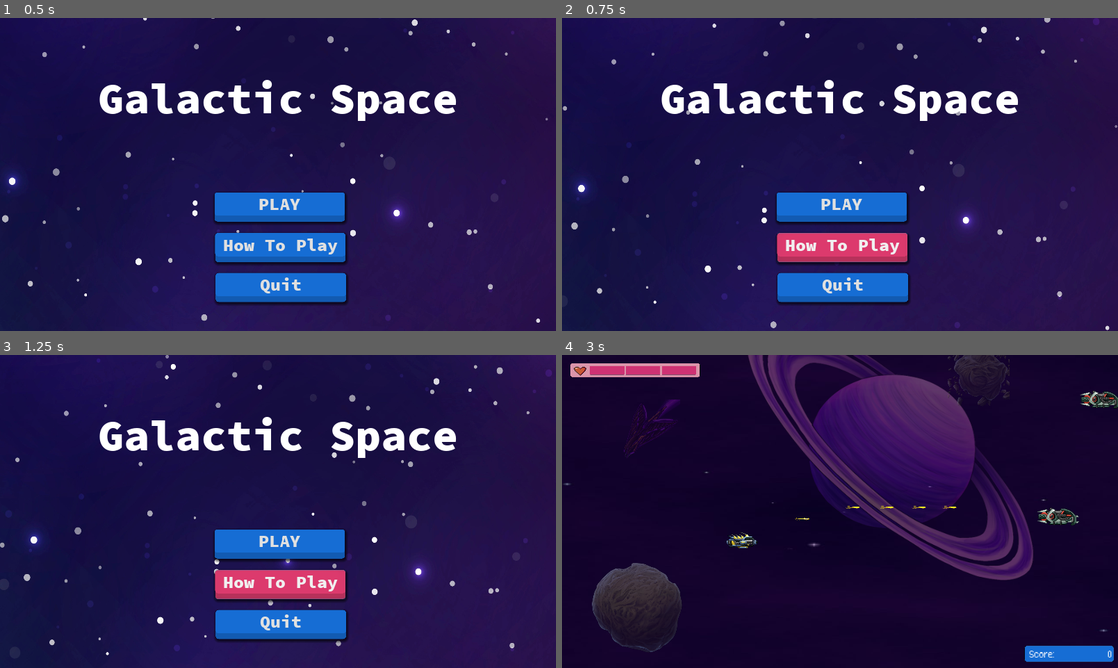
Above: before the commit, frames 1-4 (two rows, left to right).
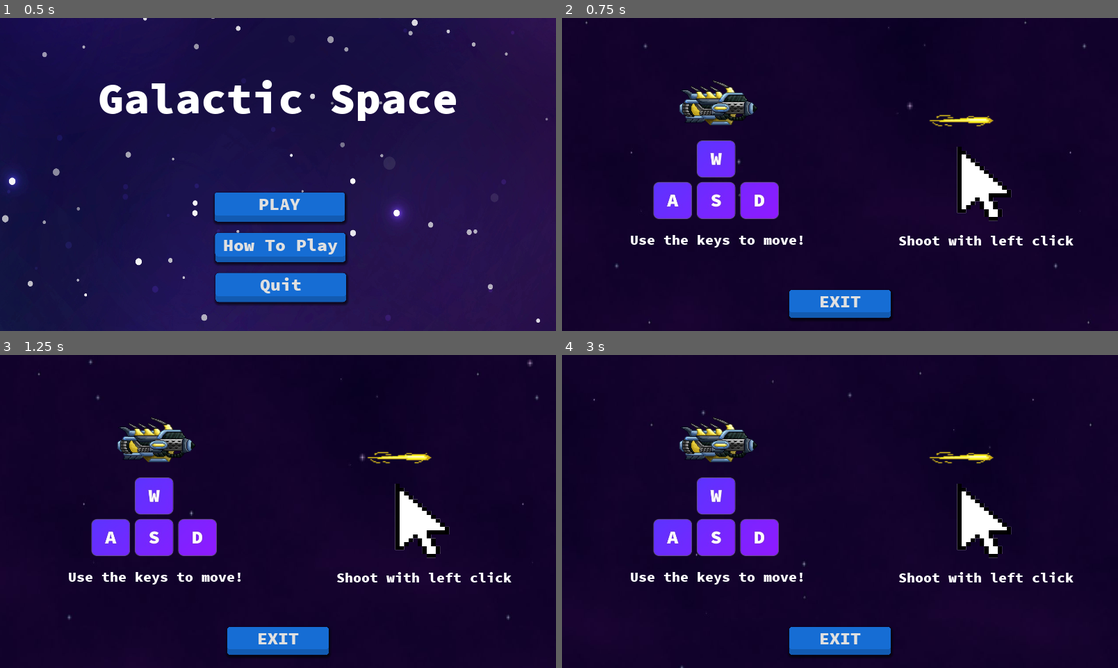
Above: after the commit, the same moments.

Repository: Jhon-Acevedo/Galactic_Escape
Game: Godot game, scene res://Scenes/PantallaPrincipal.tscn
The game is run twice, just before and just after one commit, with the same random seed, the same clock (stepped at 60 frames per second) and the same inputs.
Inputs (mouse positions are in pixels of both pictures, inside the frame that each line leads up to):
- Up to frame 1 (0.5 s): no input
- Up to frame 2 (0.75 s): click "How To Play" at 0.5 s
- Up to frame 3 (1.25 s): no input
- Up to frame 4 (3 s): click (840, 542) at 1.25 s, where only the run before the commit has a clickable "PLAY"; move the mouse to (962, 495) at 2.02 s; press the mouse at (962, 495) at 2.03 s; hold D (move_right) 2.03-2.78 s; move the mouse to (728, 527) at 2.77 s; release the mouse at (728, 527) at 2.78 s; hold S (move_down) from 2.78 s (still down); click (728, 527) at 2.85 s

Frame 1 is identical in both runs. In frame 2, 80% of the frame differs, in the area x 0-100%, y 0-100%; in frame 3, 81%; in frame 4, 29%.

Commit message:
Add how to play

Diff:
--- /dev/null
+++ b/Scenes/HowToPlay/HowPlay.tscn
@@ -0,0 +1,97 @@
+[gd_scene load_steps=13 format=2]
+
+[ext_resource path="res://MyAssets/Fonts/Godot-Fontpack-master/fonts/source-code-pro/source-code-pro-2.010R-ro-1.030R-it/TTF/SourceCodePro-Black.ttf" type="DynamicFontData" id=1]
+[ext_resource path="res://MyAssets/Sonidos/start_music.mp3" type="AudioStream" id=2]
+[ext_resource path="res://Scripts/Home/Inicio.gd" type="Script" id=3]
+[ext_resource path="res://MyAssets/UI/Buttons/PantallaPrincipal.tres" type="Theme" id=4]
+[ext_resource path="res://MyAssets/Background.jpg" type="Texture" id=5]
+[ext_resource path="res://Scripts/Home/HowPlay.gd" type="Script" id=6]
+[ext_resource path="res://MyAssets/awsd.png" type="Texture" id=7]
+[ext_resource path="res://MyAssets/nave_principal/Ship5.png" type="Texture" id=8]
+[ext_resource path="res://MyAssets/Shot_p/shot_p.png" type="Texture" id=9]
+[ext_resource path="res://MyAssets/Click_Mouse.png" type="Texture" id=10]
+
+[sub_resource type="DynamicFont" id=1]
+size = 60
+font_data = ExtResource( 1 )
+
+[sub_resource type="DynamicFont" id=2]
+size = 50
+font_data = ExtResource( 1 )
+
+[node name="HowToPlay" type="Control"]
+anchor_right = 1.0
+anchor_bottom = 1.0
+script = ExtResource( 6 )
+
+[node name="Start_Music" type="AudioStreamPlayer" parent="."]
+stream = ExtResource( 2 )
+volume_db = -13.983
+autoplay = true
+
+[node name="Exit" type="Button" parent="."]
+anchor_left = 0.5
+anchor_top = 0.913
+anchor_right = 0.5
+anchor_bottom = 0.913
+margin_left = -175.0
+margin_top = -48.04
+margin_right = 175.0
+margin_bottom = 48.96
+theme = ExtResource( 4 )
+custom_fonts/font = SubResource( 1 )
+text = "EXIT"
+
+[node name="ParallaxBackground" type="ParallaxBackground" parent="."]
+script = ExtResource( 3 )
+
+[node name="ParallaxLayer" type="ParallaxLayer" parent="ParallaxBackground"]
+motion_mirroring = Vector2( 1000, 1000 )
+
+[node name="Sprite" type="Sprite" parent="ParallaxBackground/ParallaxLayer"]
+position = Vector2( 463.313, 98.875 )
+scale = Vector2( 1.51738, 1.93912 )
+texture = ExtResource( 5 )
+
+[node name="Controls" type="Control" parent="."]
+margin_top = 78.0
+margin_right = 1926.0
+margin_bottom = 932.0
+
+[node name="Sprite" type="Sprite" parent="Controls"]
+position = Vector2( 532, 480 )
+scale = Vector2( 1.2524, 1.19808 )
+texture = ExtResource( 7 )
+
+[node name="Label" type="Label" parent="Controls"]
+margin_left = 235.0
+margin_top = 656.0
+margin_right = 865.0
+margin_bottom = 744.0
+custom_fonts/font = SubResource( 2 )
+text = "Use the keys to move!"
+
+[node name="Label2" type="Label" parent="Controls"]
+margin_left = 1162.0
+margin_top = 658.0
+margin_right = 1792.0
+margin_bottom = 746.0
+custom_fonts/font = SubResource( 2 )
+text = "Shoot with left click"
+
+[node name="Gun" type="Sprite" parent="Controls"]
+position = Vector2( 1455.5, 271 )
+scale = Vector2( 4.75781, 3.47656 )
+texture = ExtResource( 9 )
+
+[node name="click" type="Sprite" parent="Controls"]
+position = Vector2( 1459.68, 496.454 )
+scale = Vector2( 0.56487, 0.487336 )
+texture = ExtResource( 10 )
+
+[node name="Ship" type="Sprite" parent="Controls"]
+position = Vector2( 541, 215 )
+scale = Vector2( 2.5625, 2.55469 )
+texture = ExtResource( 8 )
+
+[connection signal="pressed" from="Exit" to="." method="_on_Exit_pressed"]
--- a/Scenes/PantallaPrincipal.tscn
+++ b/Scenes/PantallaPrincipal.tscn
@@ -99,4 +99,5 @@
 [node name="ParallaxBackground" parent="." instance=ExtResource( 4 )]
 
 [connection signal="pressed" from="Control/Play" to="." method="_on_Play_pressed"]
+[connection signal="pressed" from="Control/Htp" to="." method="_on_Htp_pressed"]
 [connection signal="pressed" from="Control/Quit" to="." method="_on_Quit_pressed"]
--- /dev/null
+++ b/Scripts/Home/HowPlay.gd
@@ -0,0 +1,5 @@
+extends Control
+
+
+func _on_Exit_pressed():
+	get_tree().change_scene("res://Scenes/PantallaPrincipal.tscn")
--- a/Scripts/PantallaPrincipal.gd
+++ b/Scripts/PantallaPrincipal.gd
@@ -6,3 +6,7 @@
 
 func _on_Quit_pressed():
 	get_tree().quit()
+
+
+func _on_Htp_pressed():
+	get_tree().change_scene("res://Scenes/HowToPlay/HowPlay.tscn")
Binary file added: MyAssets/Click_Mouse.png
Not shown, added: MyAssets/Click_Mouse.png.import
Binary file added: MyAssets/HowToPlay.jpg
Not shown, added: MyAssets/HowToPlay.jpg.import
Binary file added: MyAssets/awsd.png
Not shown, added: MyAssets/awsd.png.import
Binary file added: MyAssets/htp.png
Not shown, added: MyAssets/htp.png.import
